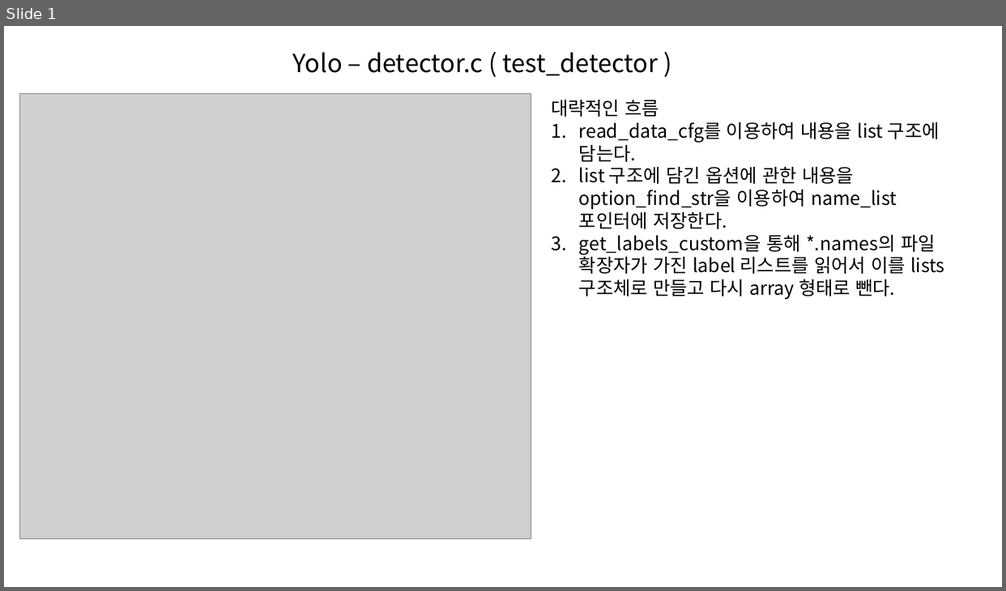
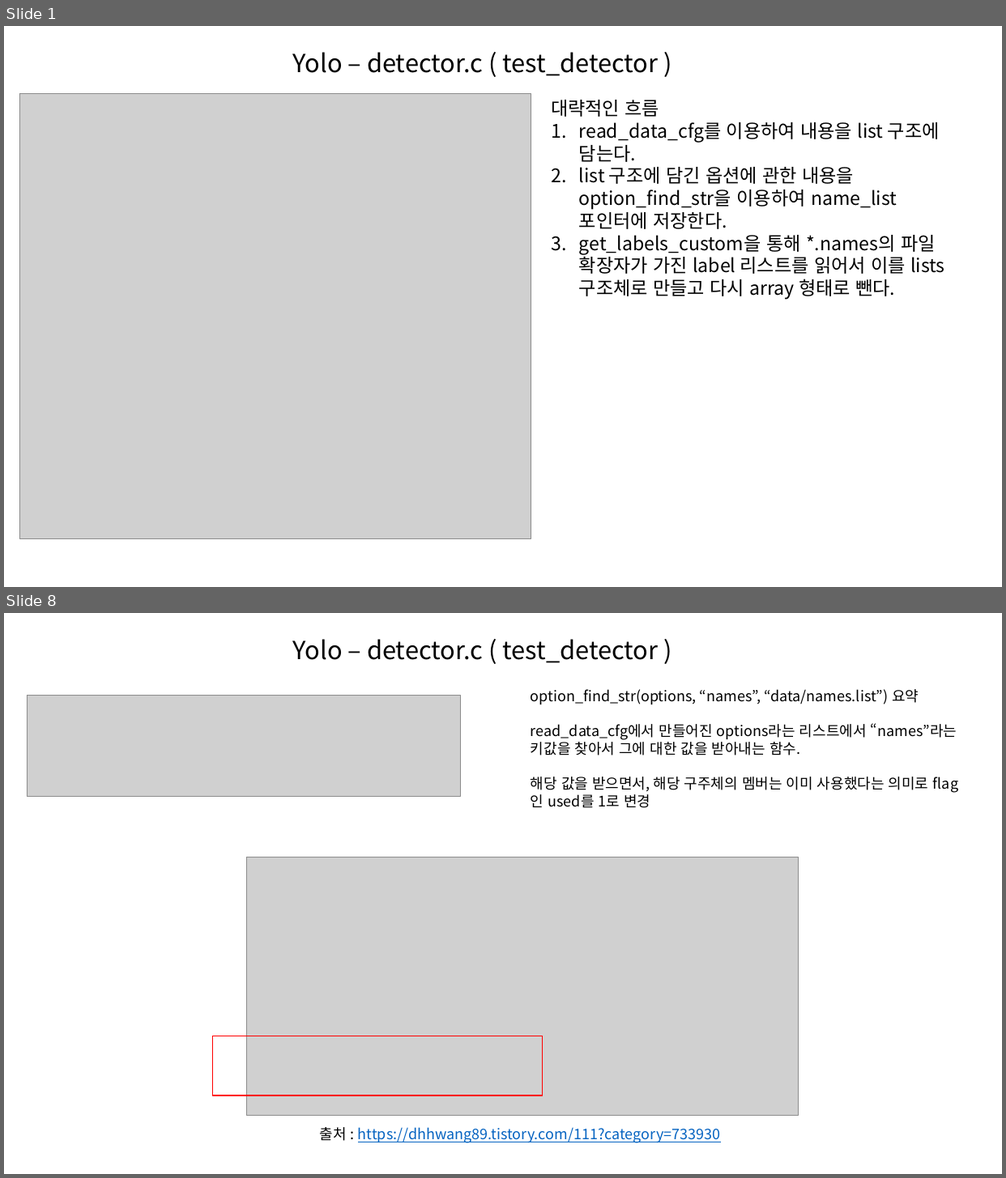
Before and after one commit to hotteock/my_proj, a slide deck: License plate recognition/yolo_code_review/yolo_code_review.pptx. Shown one above the other, each under a label of ours: slide 1 before the commit, slides 1 and 8 after it; the slides between them are not shown. The pictures are 1006x591 and 1006x1178 pixels, drawn with LibreOffice and Linux fonts; fonts in the diff are those of the drawing; grey boxes stand for pictures. Boxes give left, top, right and bottom in pixels: in the first picture for what was removed or moved away, otherwise in the second. Text is boxed around its words. In the diff, an @@ line names an element or a change of style, - is before the commit and + after.

```diff
--- a/License plate recognition/yolo_code_review/yolo_code_review.pptx
+++ b/License plate recognition/yolo_code_review/yolo_code_review.pptx
@@ slide 8 added at (4, 613, 1002, 1174), background #FFFFFF @@
@@ text added at (293, 639, 658, 663), 24 pt, text #000000 @@
+Yolo – detector.c ( test_detector )
@@ picture added at (27, 695, 460, 796) @@
@@ text added at (530, 689, 957, 808), 14 pt, text #000000 @@
+option_find_str(options, “names”, “data/names.list”) 요약
+read_data_cfg에서 만들어진 options라는 리스트에서 “names”라는 키값을 찾아서 그에 대한 값을 받아내는 함수.
+해당 값을 받으면서, 해당 구주체의 멤버는 이미 사용했다는 의미로 flag인 used를 1로 변경
@@ picture added at (246, 857, 799, 1115) @@
@@ rectangle added at (213, 1036, 543, 1096), outline #FF0000 1 pt @@
@@ text added at (320, 1127, 720, 1144), 14 pt, text #0563C1, underline @@
+출처 : https://dhhwang89.tistory.com/111?category=733930
```
Also in this commit, not shown: 12 other slides added.
